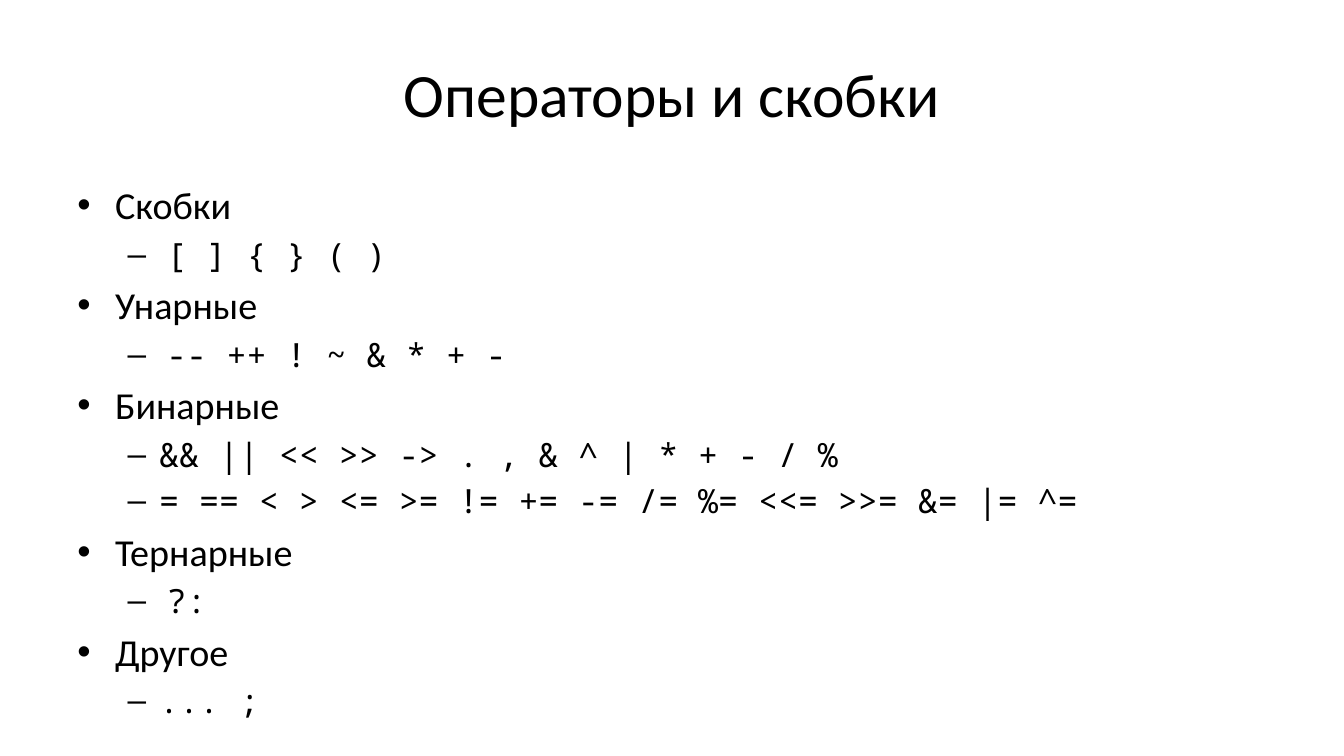
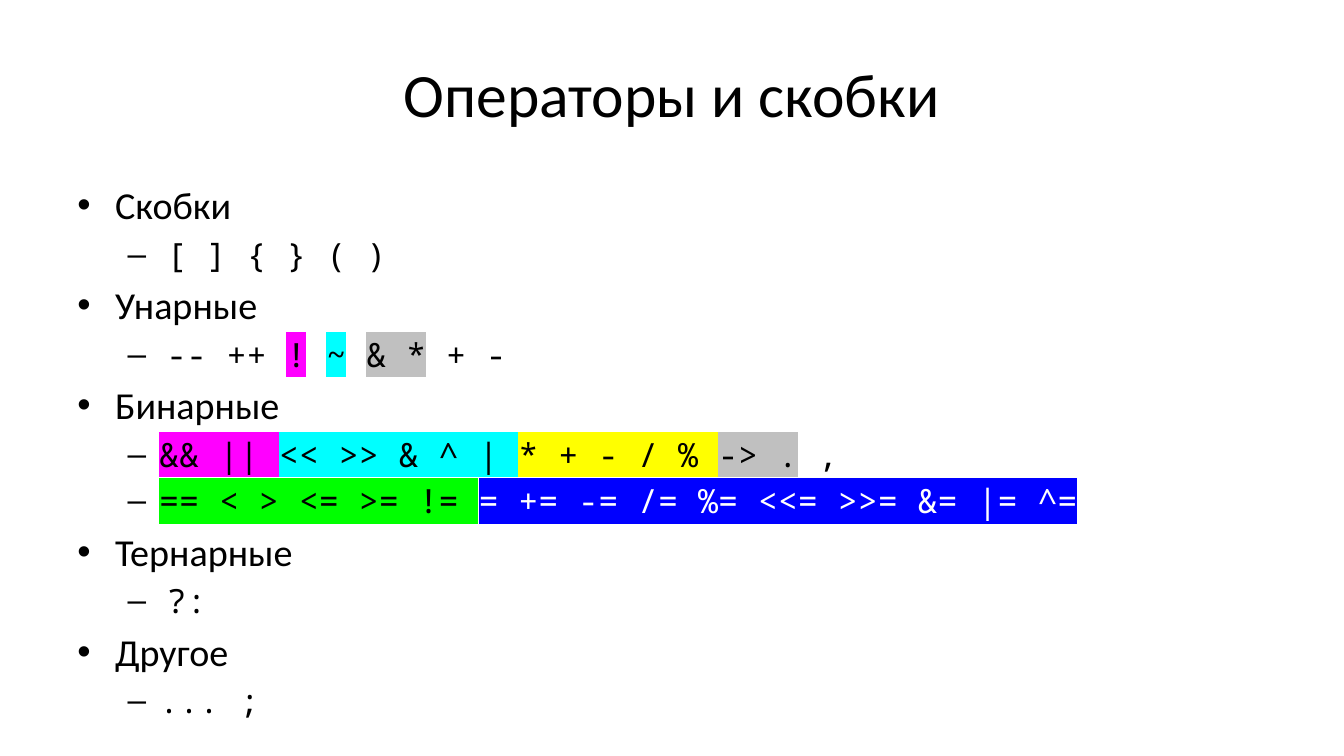
Before and after one commit to Evgueni-Petrov-aka-espetrov/Algorithms-and-Programming-in-C-pptx, a slide deck: slide 43 of 02.75 Лексика и концепции языка Си.pptx. Drawn at 1344x756 pixels with LibreOffice and Linux fonts; fonts in the diff are those of the drawing. Boxes give left, top, right and bottom in pixels: in the first picture for what was removed or moved away, otherwise in the second. Text is boxed around its words. In the diff, an @@ line names an element or a change of style, - is before the commit and + after.

```diff
--- a/02.75 Лексика и концепции языка Си.pptx
+++ b/02.75 Лексика и концепции языка Си.pptx
@@ text at <box>115,193,292,672</box>: text changed @@
-  – && || << >> -> . , & ^ | * + - / %
-  – = == < > <= >= != += -= /= %= <<= >>= &= |= ^=
+  – && || << >> & ^ | * + - / % -> . ,
+  – == < > <= >= != = += -= /= %= <<= >>= &= |= ^=
@@ text "Скобки" at <box>115,193,292,672</box>: highlight none to #FF00FF in "!"; highlight none to #00FFFF in "~"; highlight none to #C0C0C0 in "& *" @@
```
Also in this commit, not shown: 31 other slides changed, 6 slides added.
